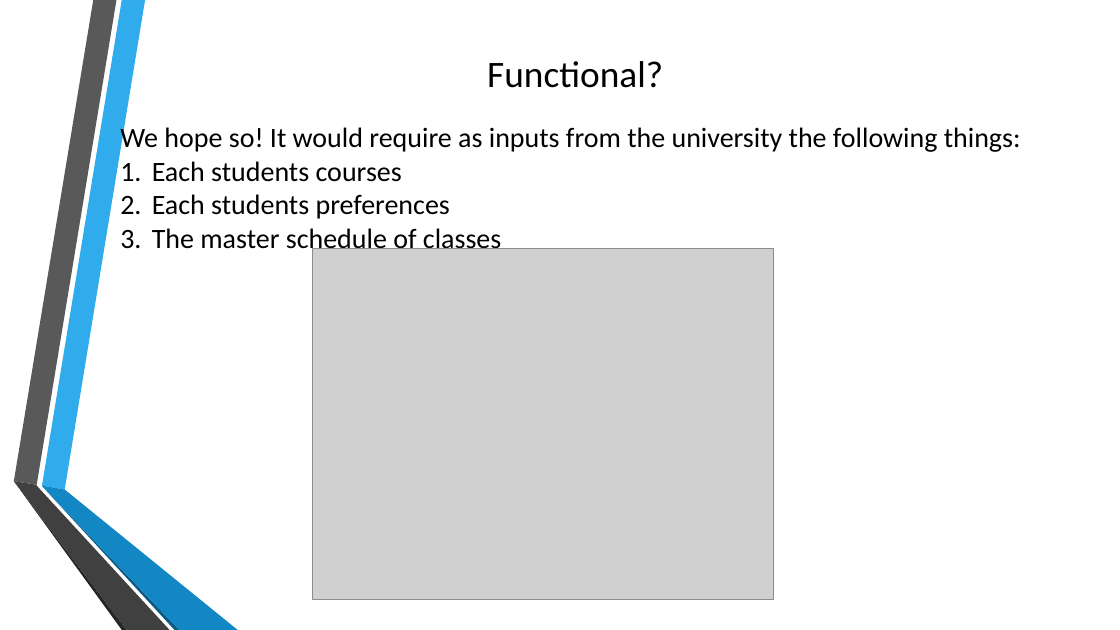
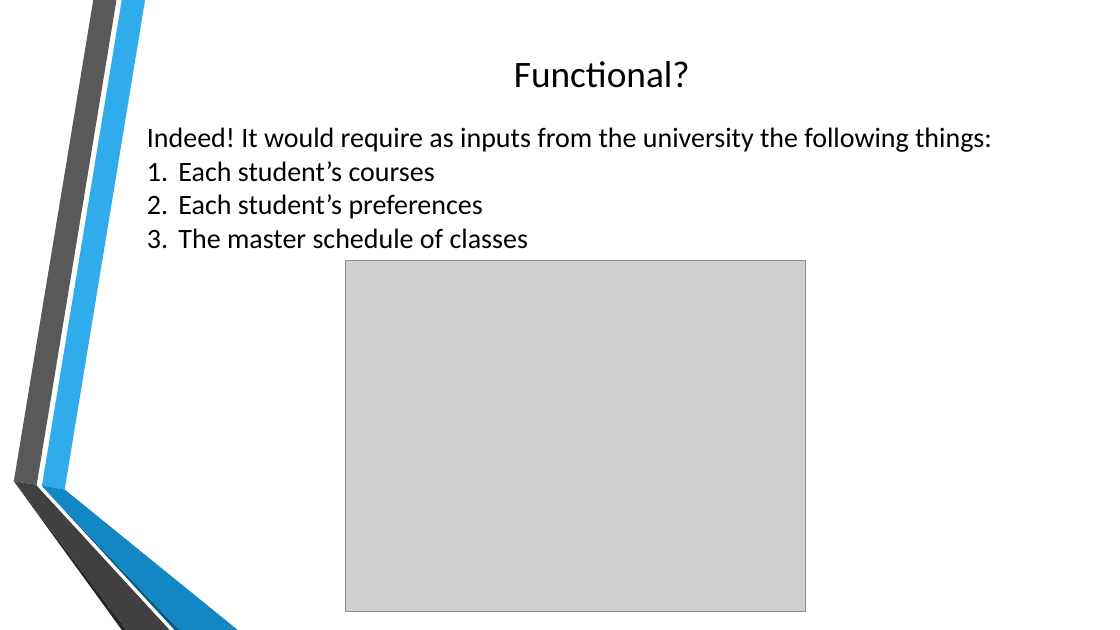
Before and after one commit to rumackaaron/JHacks2016, a slide deck: slide 6 of Making Finals not as Bad.pptx. Drawn at 1120x630 pixels with LibreOffice and Linux fonts; fonts in the diff are those of the drawing; grey boxes stand for pictures; background and template pictures are left out. Boxes give left, top, right and bottom in pixels: in the first picture for what was removed or moved away, otherwise in the second. Text is boxed around its words. In the diff, an @@ line names an element or a change of style, - is before the commit and + after.

```diff
--- a/Making Finals not as Bad.pptx
+++ b/Making Finals not as Bad.pptx
@@ text "Functional?": place and size @@
-text "Functional?" at bbox=[120, 61, 1021, 255]
+text "Functional?" at bbox=[147, 61, 992, 249]
@@ text at bbox=[147, 127, 992, 219]: text changed @@
-We hope so! It would require as inputs from the university the following things:
-1. Each students courses
-2. Each students preferences
+Indeed! It would require as inputs from the university the following things:
+1. Each student’s courses
+2. Each student’s preferences
@@ picture: place and size @@
-picture at bbox=[313, 249, 773, 600]
+picture at bbox=[345, 260, 806, 612]
```
Also in this commit, not shown: 7 other slides changed.
